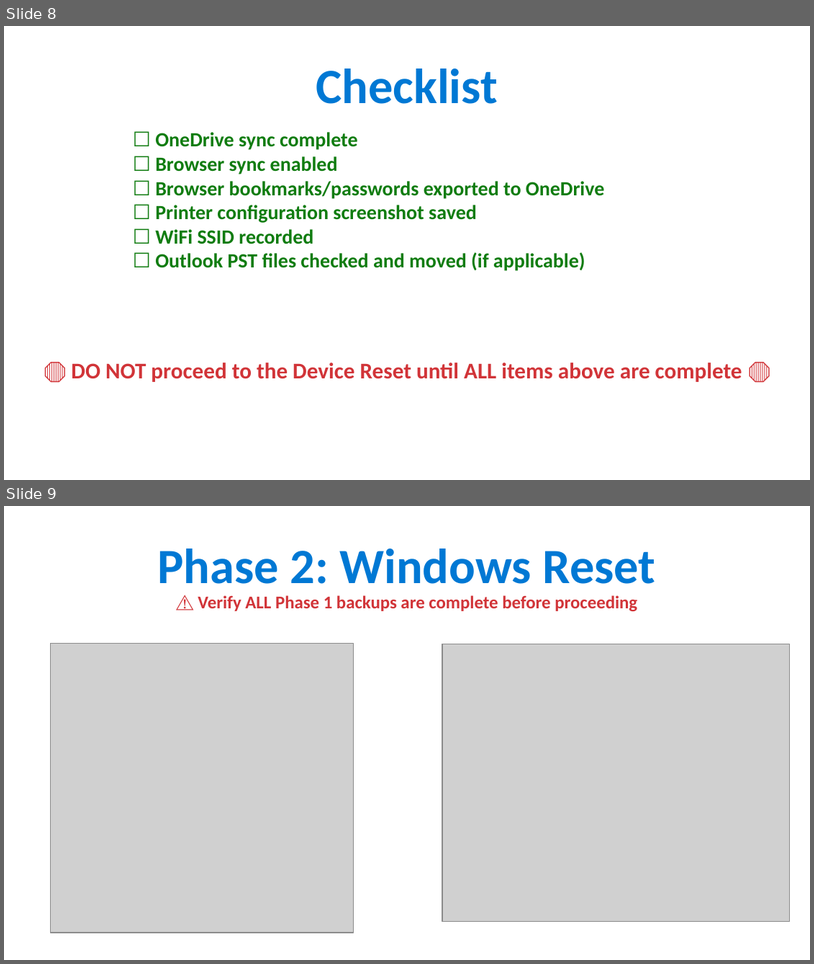
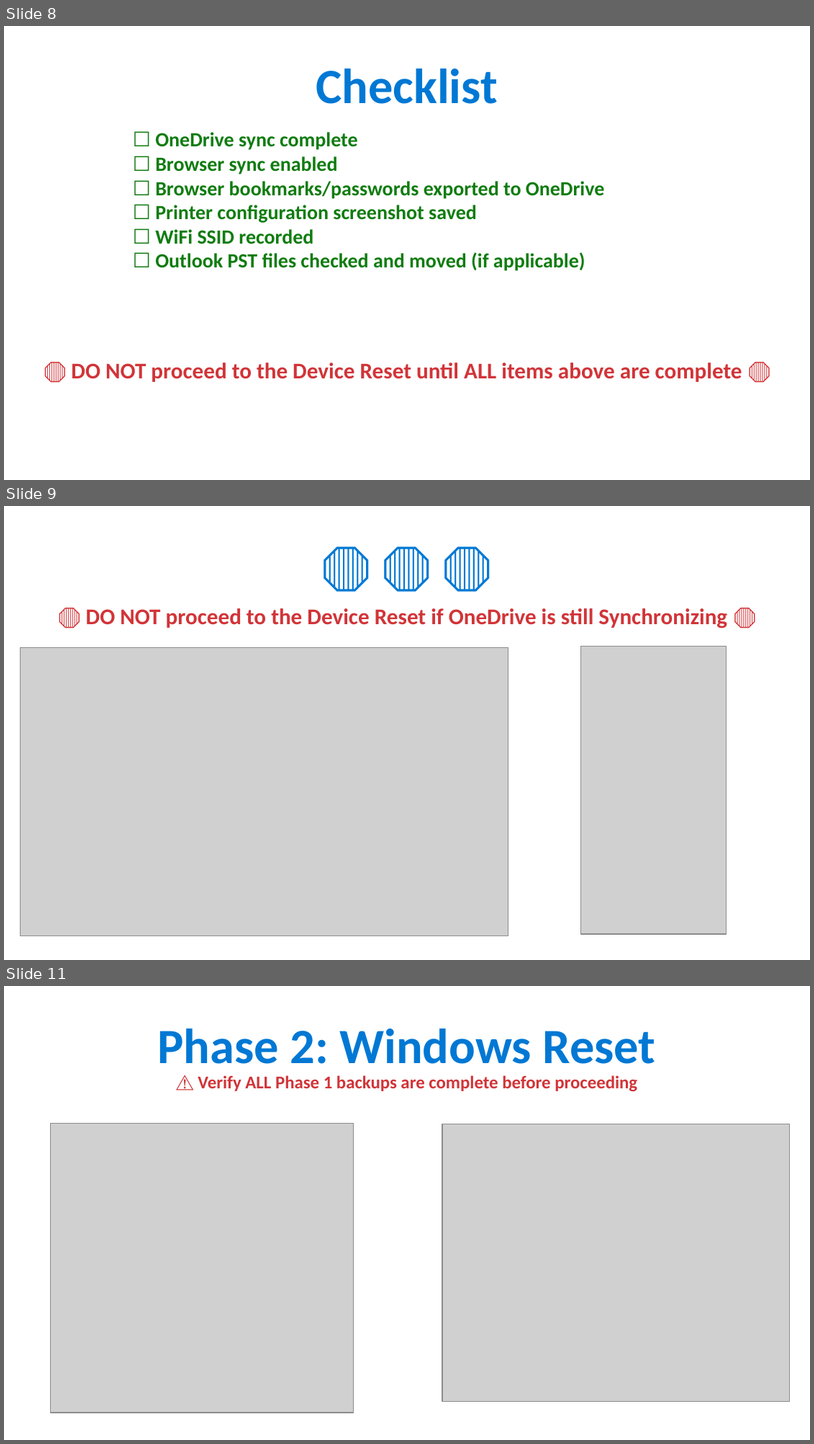
Before and after one commit to ipsghonline/tmp, a slide deck: presentation/Phase1-Backup-Guide.pptx. Shown one above the other, each under a label of ours: slides 8 and 9 before the commit, slides 8, 9 and 11 after it; the slides between them are not shown. The pictures are 814x964 and 814x1444 pixels, drawn with LibreOffice and Linux fonts; fonts in the diff are those of the drawing; grey boxes stand for pictures. Boxes give left, top, right and bottom in pixels: in the first picture for what was removed or moved away, otherwise in the second. Text is boxed around its words. In the diff, an @@ line names an element or a change of style, - is before the commit and + after.

```diff
--- a/presentation/Phase1-Backup-Guide.pptx
+++ b/presentation/Phase1-Backup-Guide.pptx
@@ slide 9 added at (x1=4, y1=506, x2=810, y2=960), background #FFFFFF @@
@@ text added at (x1=85, y1=530, x2=730, y2=598), 44 pt, text #0078D4, bold @@
+🛑 🛑 🛑
@@ text added at (x1=86, y1=608, x2=728, y2=628), 20 pt, text #D13438, bold @@
+🛑 DO NOT proceed to the Device Reset if OneDrive is still Synchronizing 🛑
@@ picture added at (x1=20, y1=648, x2=508, y2=936) @@
@@ picture added at (x1=581, y1=646, x2=728, y2=934) @@
@@ what was slide 9 is now slide 11 @@
```
Also in this commit, not shown: 4 slides changed, 2 other slides added.
